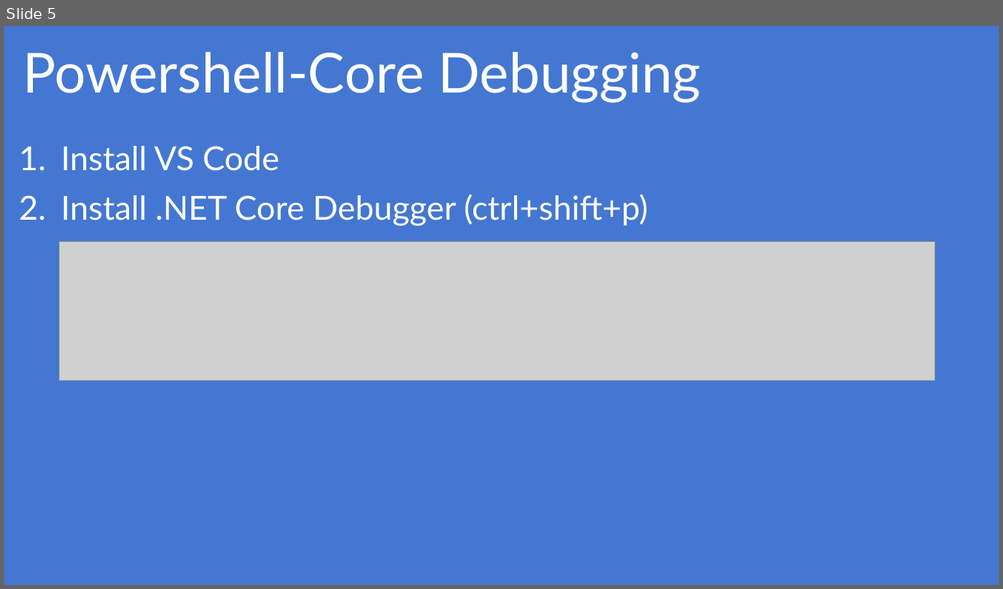
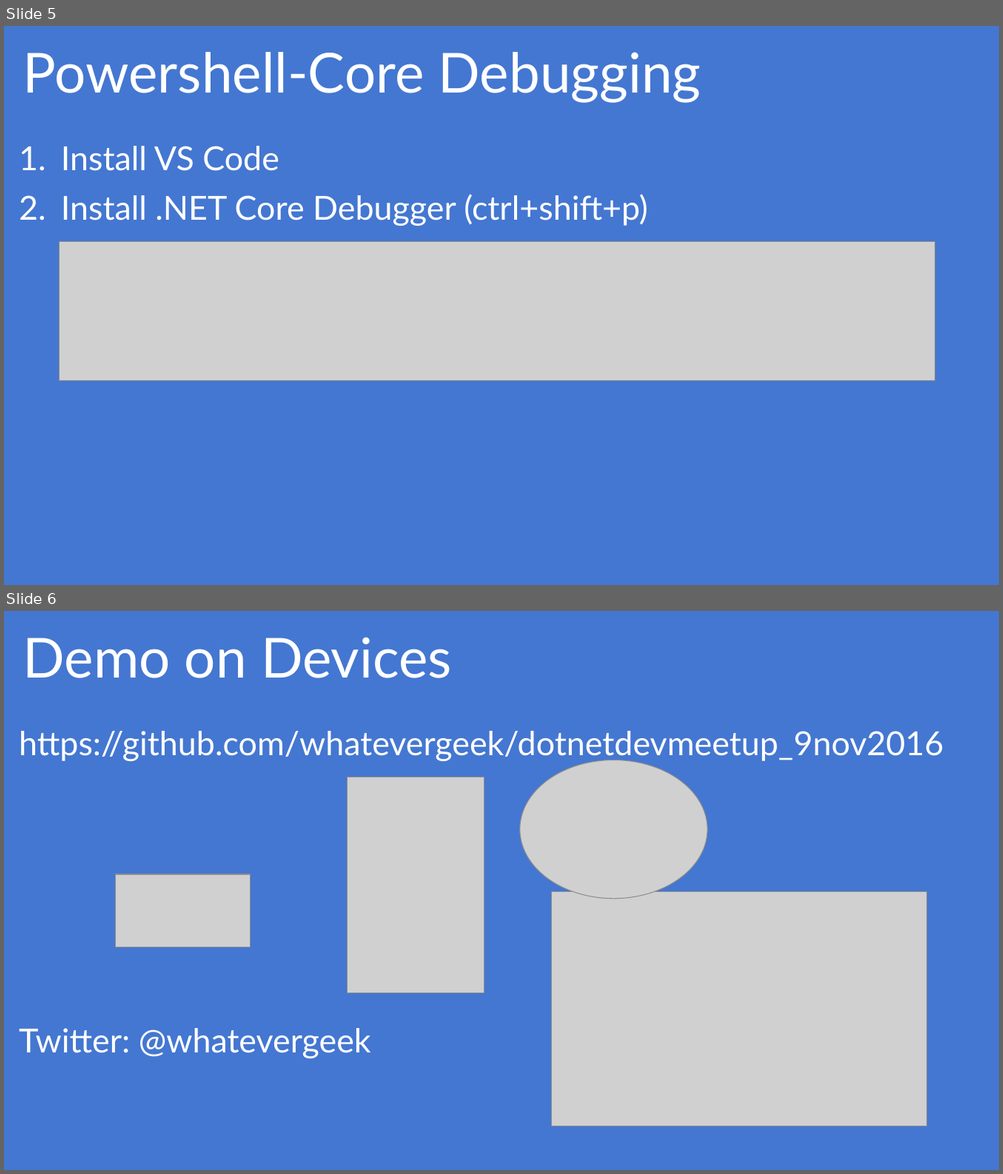
Before and after one commit to whatevergeek/dotnetdevmeetup_9nov2016, a slide deck: Invoke-RestMethod_DeepDive.pptx. Shown one above the other, each under a label of ours: slide 5 before the commit, slides 5 and 6 after it. The pictures are 1003x589 and 1003x1174 pixels, drawn with LibreOffice and Linux fonts; fonts in the diff are those of the drawing; grey boxes stand for pictures. Boxes give left, top, right and bottom in pixels: in the first picture for what was removed or moved away, otherwise in the second. Text is boxed around its words. In the diff, an @@ line names an element or a change of style, - is before the commit and + after.

```diff
--- a/Invoke-RestMethod_DeepDive.pptx
+++ b/Invoke-RestMethod_DeepDive.pptx
@@ slide 6 added at bbox=[4, 611, 999, 1170], background #4477D1 @@
@@ title added at bbox=[22, 637, 452, 678], 53.3 pt, text #FFFFFF @@
+Demo on Devices
@@ text added at bbox=[19, 731, 943, 1059], 32 pt, text #FFFFFF @@
+https://github.com/whatevergeek/dotnetdevmeetup_9nov2016
+Twitter: @whatevergeek
@@ picture added at bbox=[520, 760, 707, 899] @@
@@ picture added at bbox=[347, 777, 484, 993] @@
@@ picture added at bbox=[116, 874, 251, 947] @@
@@ picture added at bbox=[552, 891, 927, 1126] @@
```
Also in this commit, not shown: 2 slides removed, 6 other files.
